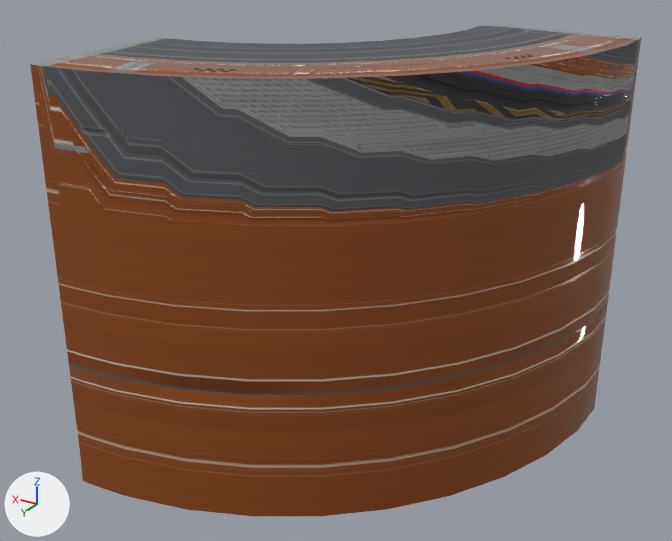
Before and after pictures for a commit that changed the FBX model ProjectArachne/Models/Hallway/wall_OUT_c.FBX.
Rendered twice from a 50 mm camera at (-4.46, 4.86, 4.06) aimed at (-1.33, -0.36, 1.45). The lights are fixed; the arrows at lower left show +X, +Y and +Z. Where no turn or scale is listed for an object, it has been applied to the vertices.
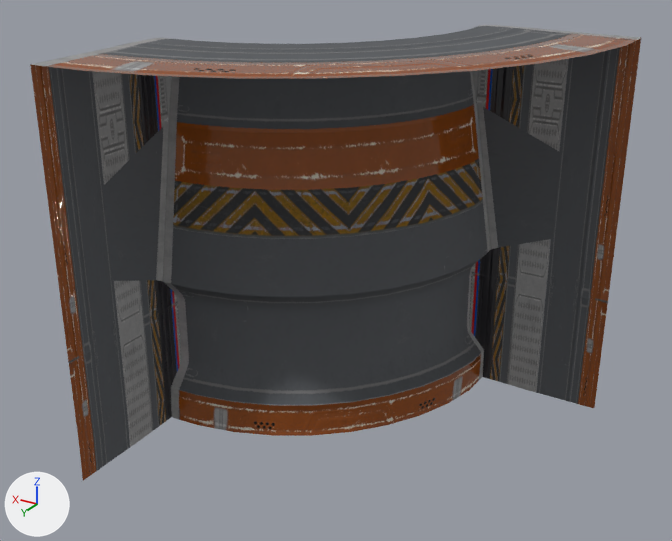
Pixel boxes (x1, y1, x2, y2) of what changed, in the pictures (672 x 541 px):
'Object015', reshaped (7% shorter): before (30, 25, 641, 516); after (30, 25, 641, 480)
part 1 of me_mesh, deleted: before (30, 38, 641, 516)

What changed in the scene script:
```text
Change me_mesh:
    used by ob_object015; location = (0.0, 0.0, 0.0)
    remove me_mesh.from_pydata(...)  # 460 vertices, 454 faces; spans x -2.89..0.0, y -1.9..0.99, z -0.01..3.0
    add me_mesh.from_pydata(...)  # 328 vertices, 298 faces; spans x -2.89..0.0, y -1.9..0.99, z -0.01..3.0
    me_mesh part 1
    132 vertices are removed from x -2.89..-0.08, y -1.82..0.99, z -0.01..2.07
    156 faces are deleted
```
